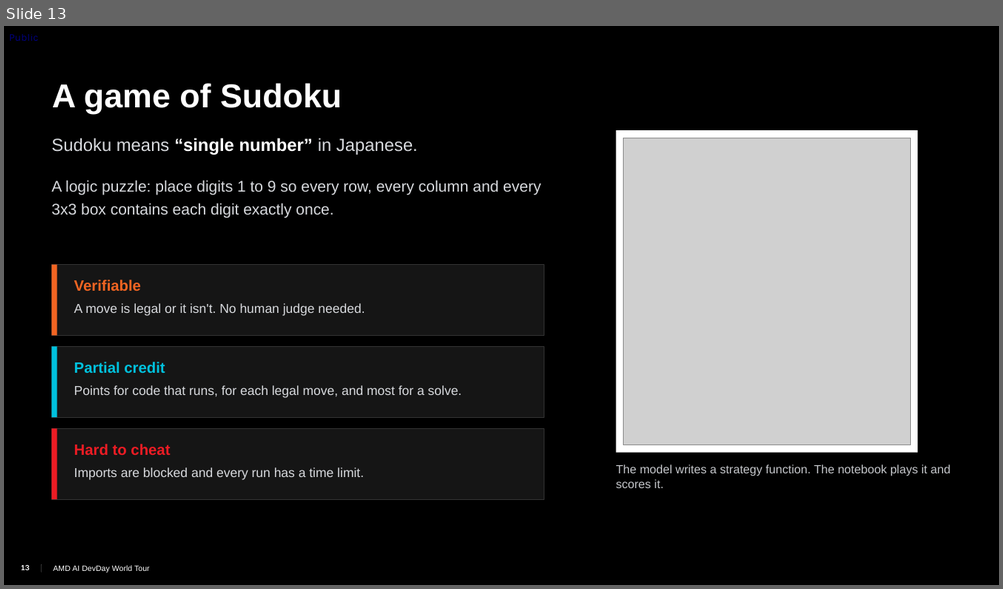
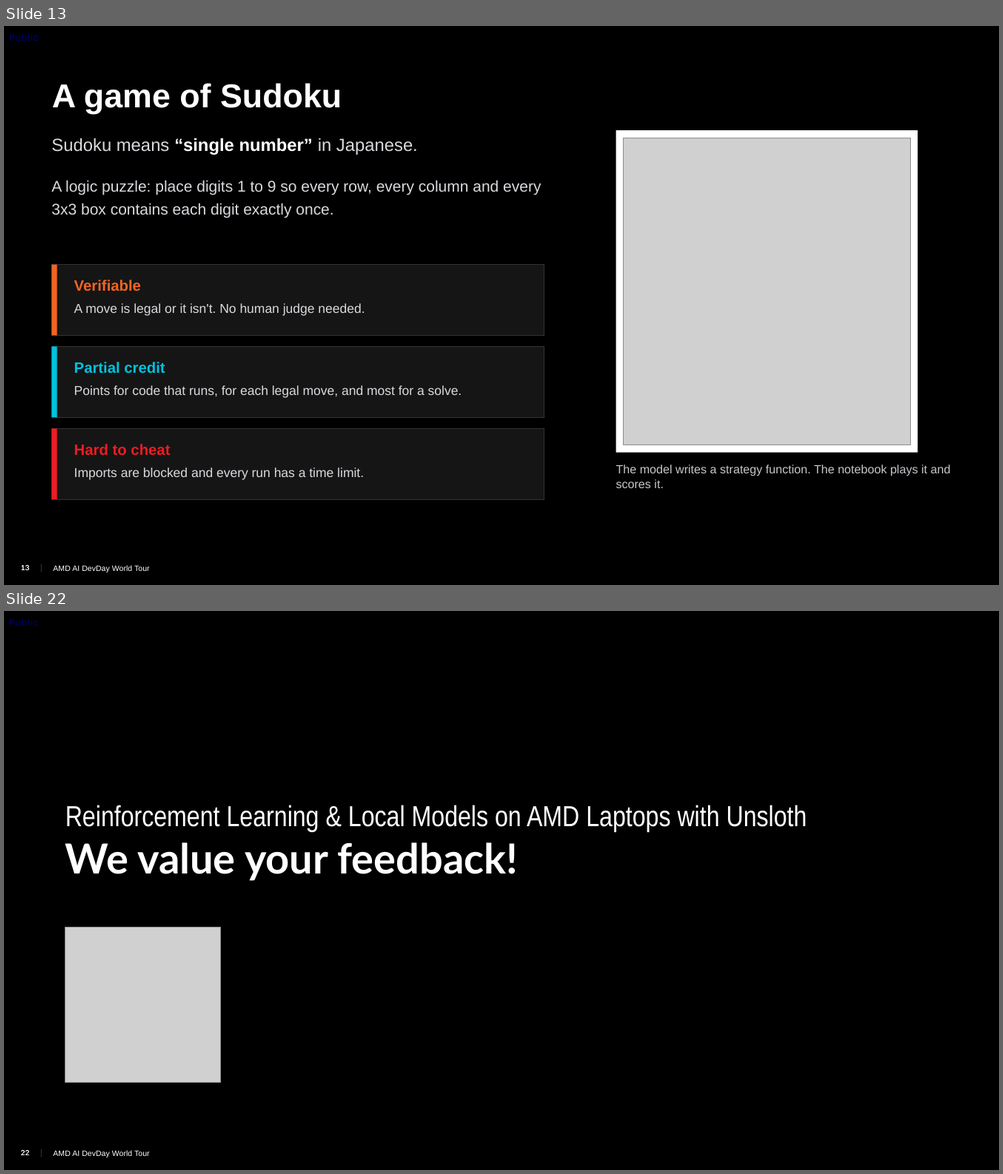
Before and after one commit to TwelveNights/Unsloth-RL-Workshop-on-Radeon, a slide deck: docs/AMD-Unsloth-GRPO-Fine-tuning1.pptx. Shown one above the other, each under a label of ours: slide 13 before the commit, slides 13 and 22 after it; the slides between them are not shown. The pictures are 1003x589 and 1003x1174 pixels, drawn with LibreOffice and Linux fonts; fonts in the diff are those of the drawing; grey boxes stand for pictures; background and template pictures are left out. Boxes give left, top, right and bottom in pixels: in the first picture for what was removed or moved away, otherwise in the second. Text is boxed around its words. In the diff, an @@ line names an element or a change of style, - is before the commit and + after.

```diff
--- a/docs/AMD-Unsloth-GRPO-Fine-tuning1.pptx
+++ b/docs/AMD-Unsloth-GRPO-Fine-tuning1.pptx
@@ slide 22 added at box(4, 611, 999, 1170), background picture (left out); not listed: 6 template elements that a slide beside it also shows @@
@@ title added at box(65, 805, 807, 881), 28 pt, text #FFFFFF @@
+Reinforcement Learning & Local Models on AMD Laptops with Unsloth
+We value your feedback!
@@ picture added at box(65, 927, 220, 1082) @@
```
Also in this commit, not shown: 10 slides changed, 1 other slide added, 2 other files.
